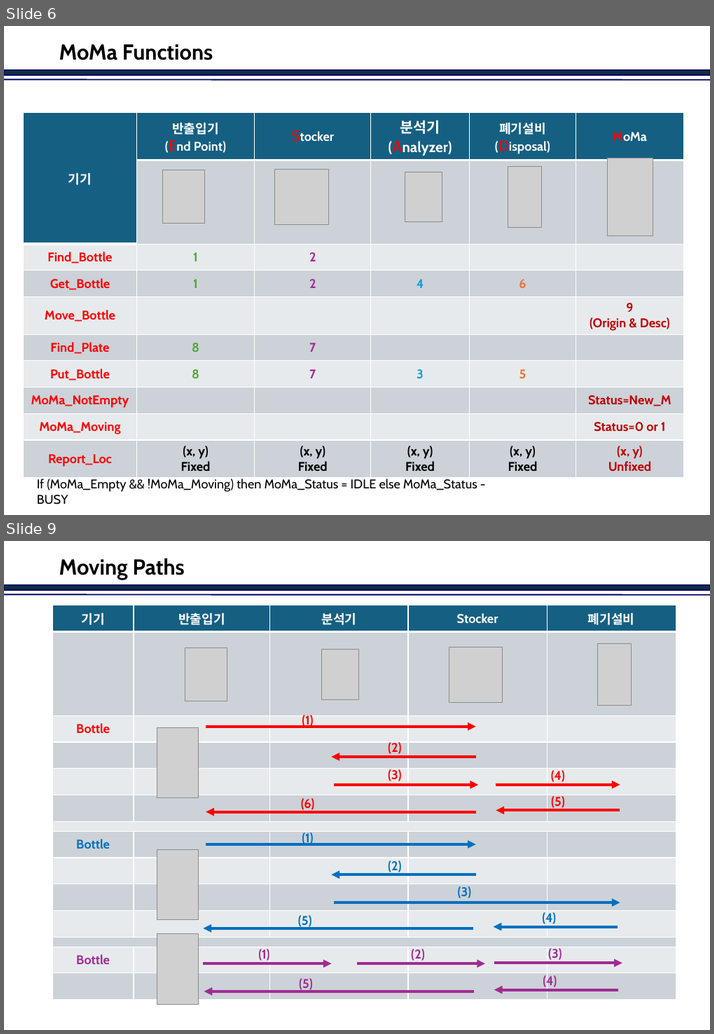
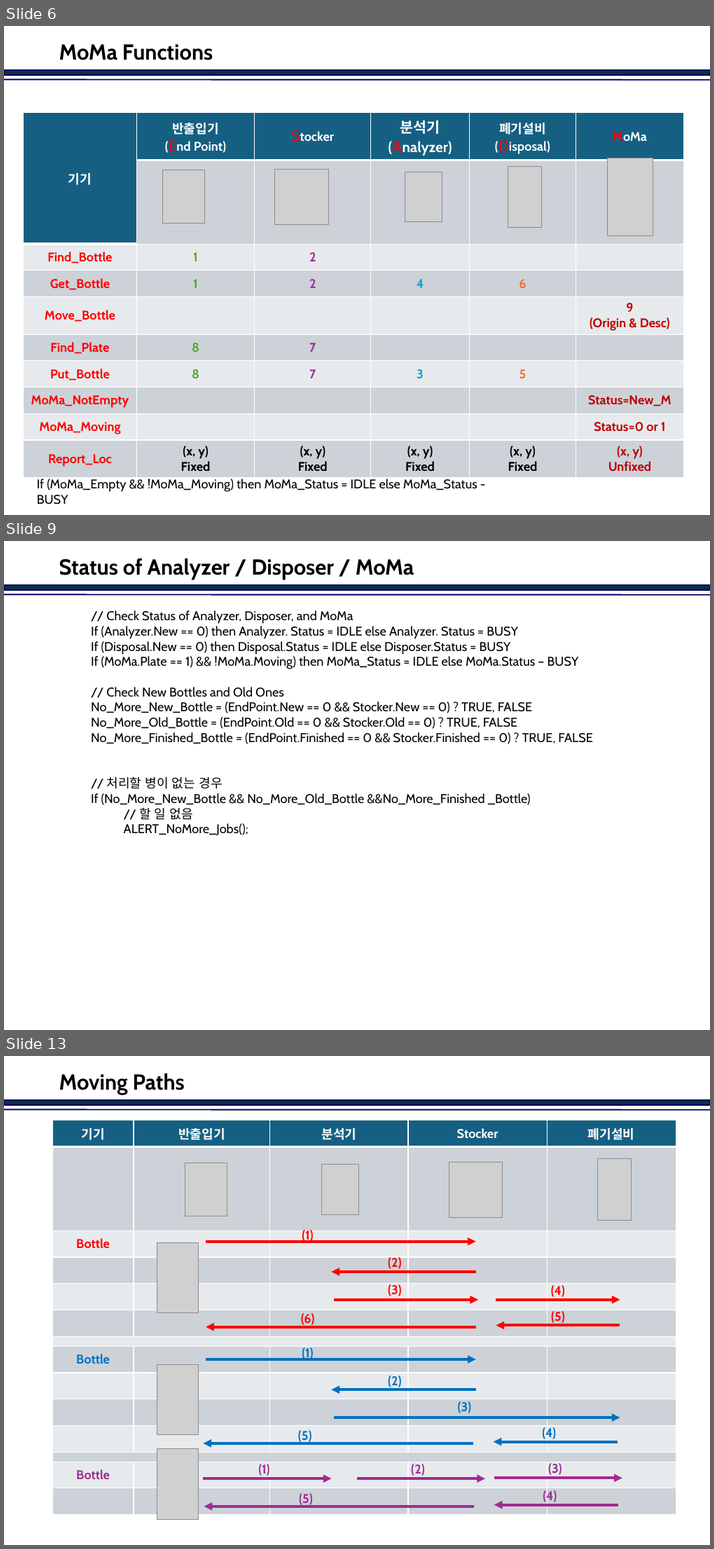
Before and after one commit to jinkabpark/SamickThk_Analysis, a slide deck: 허종원/DDS&Nodes.pptx. Shown one above the other, each under a label of ours: slides 6 and 9 before the commit, slides 6, 9 and 13 after it; the slides between them are not shown. The pictures are 714x1034 and 714x1549 pixels, drawn with LibreOffice and Linux fonts; fonts in the diff are those of the drawing; grey boxes stand for pictures; background and template pictures are left out. Boxes give left, top, right and bottom in pixels: in the first picture for what was removed or moved away, otherwise in the second. Text is boxed around its words. In the diff, an @@ line names an element or a change of style, - is before the commit and + after.

```diff
--- a/허종원/DDS&Nodes.pptx
+++ b/허종원/DDS&Nodes.pptx
@@ slide 9 added at (4, 541, 710, 1030), background #FFFFFF; not listed: 2 template elements that a slide beside it also shows @@
@@ title added at (59, 558, 414, 580), 24 pt, text #000000, bold @@
+Status of Analyzer / Disposer / MoMa
@@ text added at (91, 610, 592, 835), 14 pt, text #000000 @@
+// Check Status of Analyzer, Disposer, and MoMa
+If (Analyzer.New == 0) then Analyzer. Status = IDLE else Analyzer. Status = BUSY
+If (Disposal.New == 0) then Disposal.Status = IDLE else Disposer.Status = BUSY
+If (MoMa.Plate == 1) && !MoMa.Moving) then MoMa_Status = IDLE else MoMa.Status – BUSY
+// Check New Bottles and Old Ones
+No_More_New_Bottle = (EndPoint.New == 0 && Stocker.New == 0) ? TRUE, FALSE
+No_More_Old_Bottle = (EndPoint.Old == 0 && Stocker.Old == 0) ? TRUE, FALSE
+No_More_Finished_Bottle = (EndPoint.Finished == 0 && Stocker.Finished == 0) ? TRUE, FALSE
+// 처리할 병이 없는 경우
+If (No_More_New_Bottle && No_More_Old_Bottle &&No_More_Finished _Bottle)
+// 할 일 없음
+ALERT_NoMore_Jobs();
@@ what was slide 9 is now slide 13 @@
```
Also in this commit, not shown: 2 slides changed, 4 other slides added, 1 slide removed.
